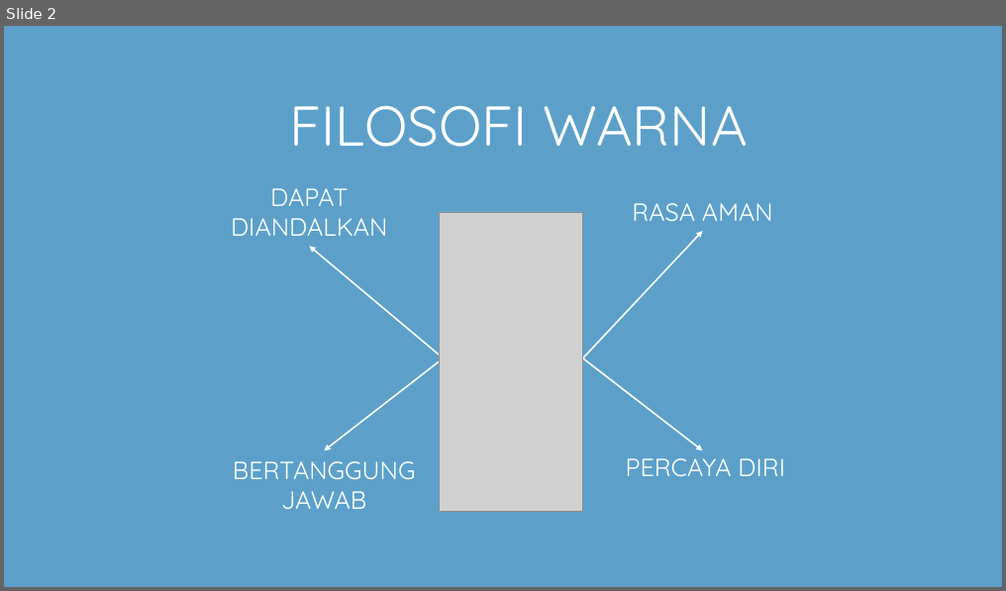
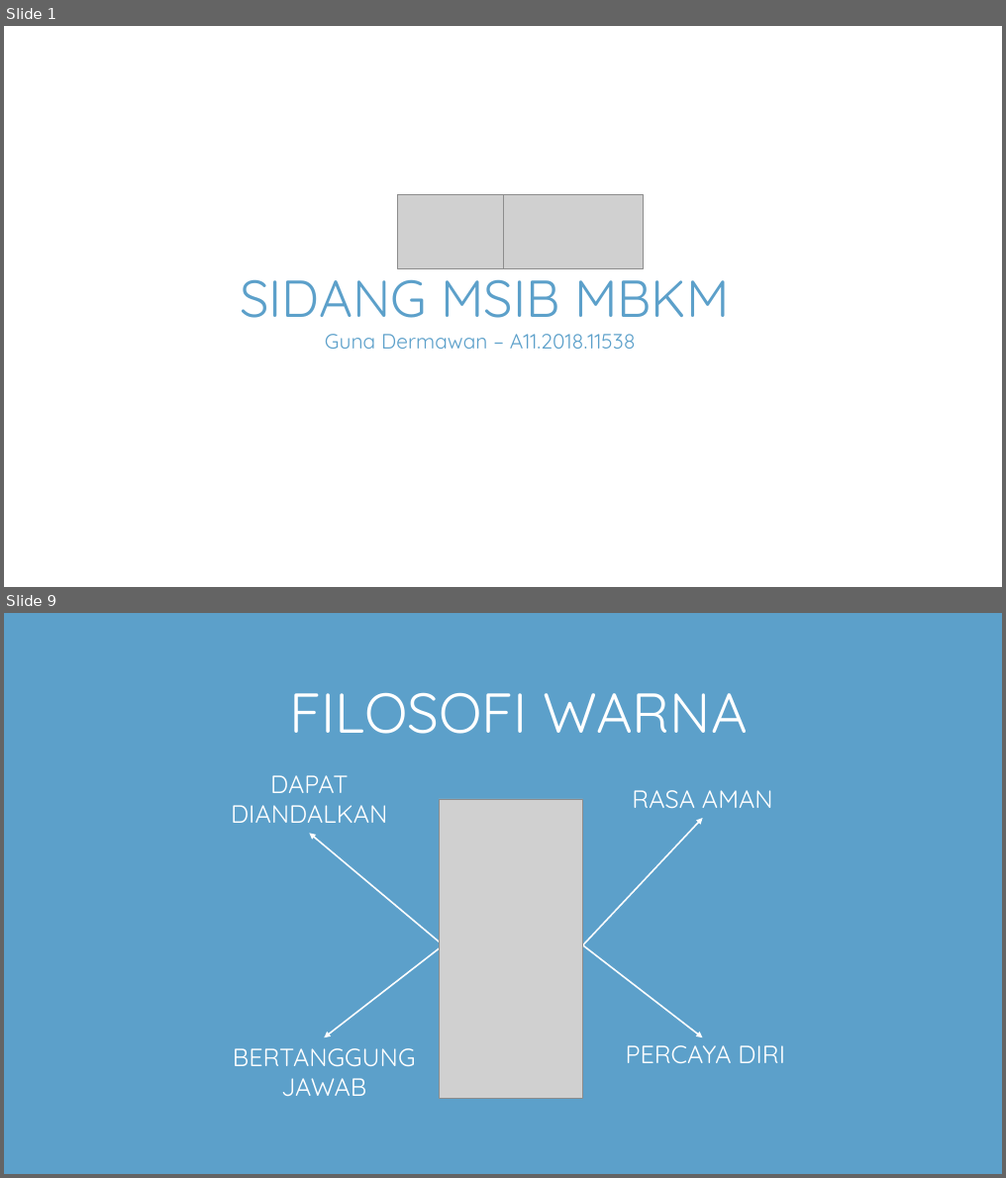
Before and after one commit to gunadermawan/android-PeduliPresensi-kotlin, a slide deck: dokumen/ppt_csd40.pptx. Shown one above the other, each under a label of ours: slide 2 before the commit, slides 1 and 9 after it; the slides between them are not shown. The pictures are 1006x591 and 1006x1178 pixels, drawn with LibreOffice and Linux fonts; fonts in the diff are those of the drawing; grey boxes stand for pictures. Boxes give left, top, right and bottom in pixels: in the first picture for what was removed or moved away, otherwise in the second. Text is boxed around its words. In the diff, an @@ line names an element or a change of style, - is before the commit and + after.

```diff
--- a/dokumen/ppt_csd40.pptx
+++ b/dokumen/ppt_csd40.pptx
@@ slide 1 added at [4,26,1002,587], background #FFFFFF @@
@@ picture added at [398,194,503,270] @@
@@ picture added at [503,194,644,270] @@
@@ text added at [240,264,729,318], 50 pt, text #5CA0CA @@
+SIDANG MSIB MBKM
@@ text added at [325,334,636,349], 20 pt, text #5CA0CA @@
+Guna Dermawan – A11.2018.11538
@@ what was slide 2 is now slide 9 @@
```
Also in this commit, not shown: 2 slides changed, 6 other slides added.
